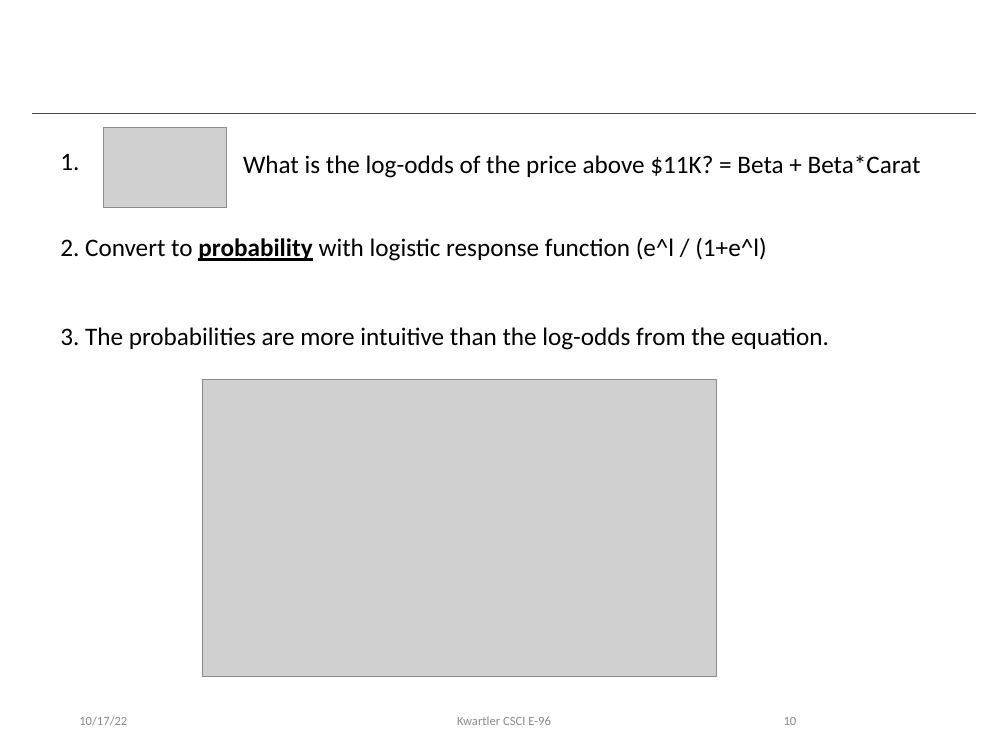
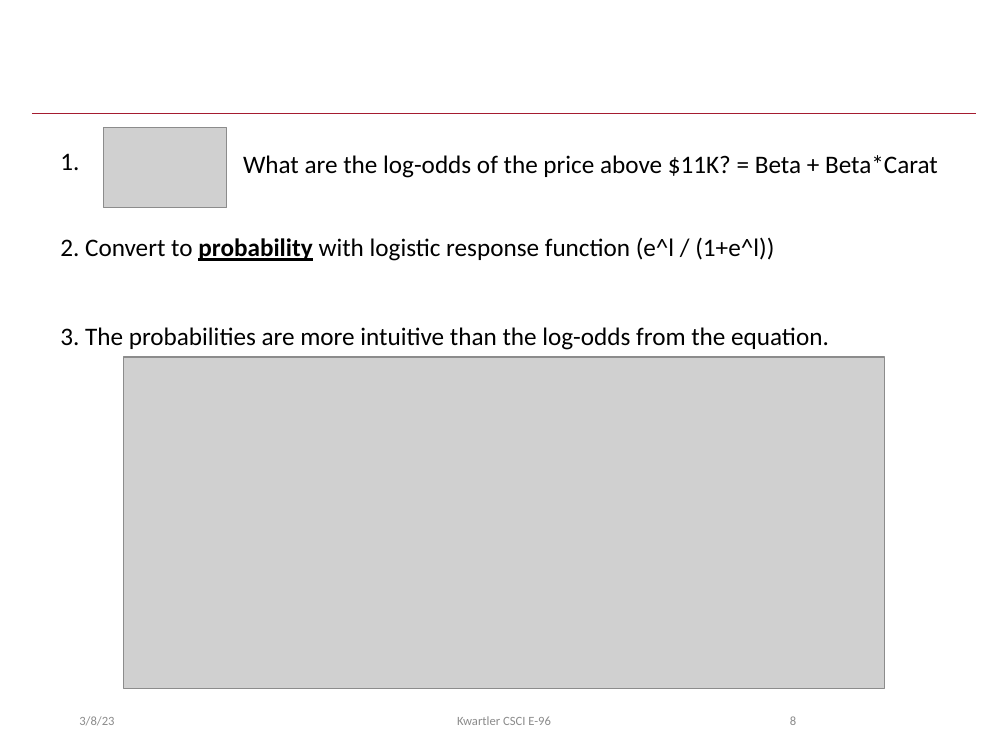
Before and after one commit to kwartler/Hult_Visualizing-Analyzing-Data-with-R, a slide deck: slide 8 of DD1/E_Mar9/B_LogReg.pptx (slide 10 before the commit). Drawn at 1008x756 pixels with LibreOffice and Linux fonts; fonts in the diff are those of the drawing; grey boxes stand for pictures; background and template pictures are left out. Boxes give left, top, right and bottom in pixels: in the first picture for what was removed or moved away, otherwise in the second. Text is boxed around its words. In the diff, an @@ line names an element or a change of style, - is before the commit and + after.

```diff
--- a/DD1/E_Mar9/B_LogReg.pptx
+++ b/DD1/E_Mar9/B_LogReg.pptx
@@ text at (243,155,938,178): text changed @@
-What is the log-odds of the price above $11K? = Beta + Beta*Carat
+What are the log-odds of the price above $11K? = Beta + Beta*Carat
@@ text at (60,237,774,261): text changed @@
-2. Convert to probability with logistic response function (e^l / (1+e^l)
+2. Convert to probability with logistic response function (e^l / (1+e^l))
@@ picture: place and size @@
-picture at (203,379,717,676)
+picture at (123,357,884,687)
@@ text at (79,716,114,725): text changed @@
-10/17/22
+3/8/23
@@ page number at (790,716,796,725): text changed @@
-10
+8
```
Also in this commit, not shown: 14 other slides changed, 1 slide added, 6 slides removed, 1 other file.
